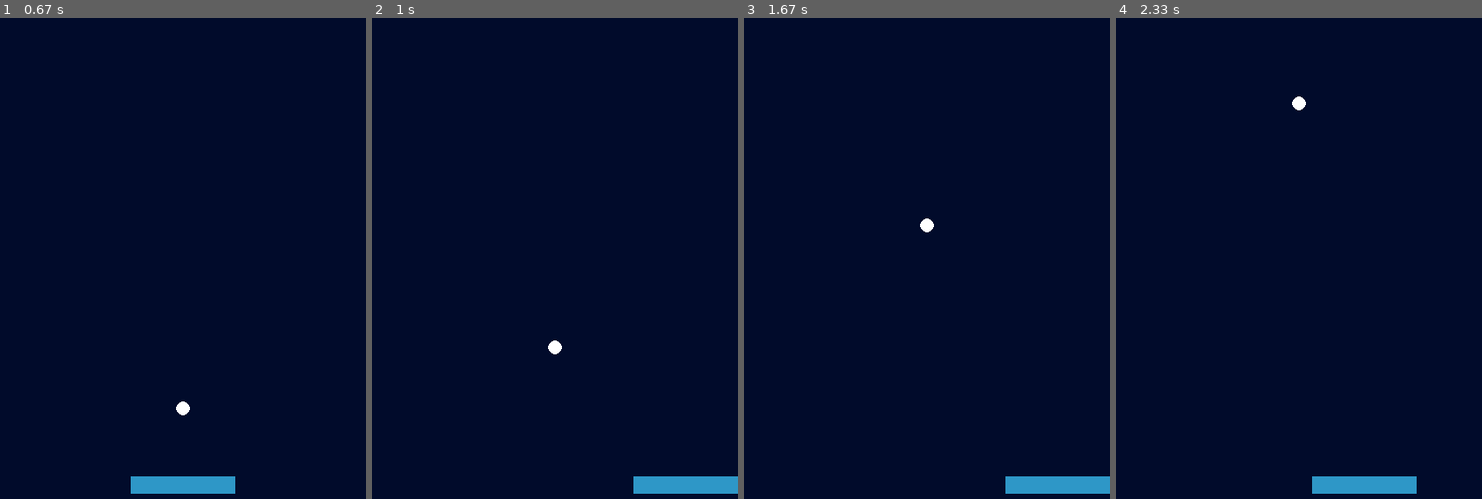
Above: before the commit, frames 1-4 (left to right).
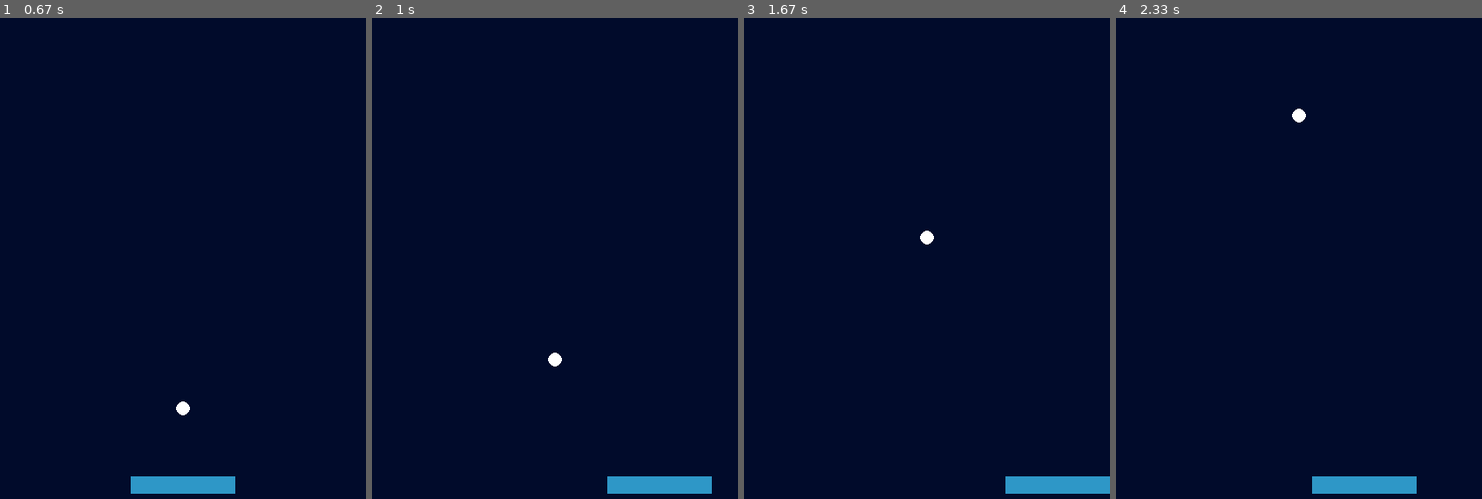
Above: after the commit, the same moments.

Repository: SebasMorales1/arkanoid-pygame
Game: pygame game, started from main.py
The game is run twice, just before and just after one commit, with the same random seed, the same clock (stepped at 60 frames per second) and the same inputs.
Inputs:
- Up to frame 1 (0.67 s): tap Space at 0.33 s
- Up to frame 2 (1 s): hold Esc from 0.67 s (still down); hold Right from 0.67 s (still down); tap Space at 0.73 s
- Up to frame 3 (1.67 s): tap Space at 1.03 s; release Esc at 1.13 s; release Right at 1.13 s
- Up to frame 4 (2.33 s): hold Left from 2.17 s (still down); tap Space at 2.23 s

Frame 1 is identical in both runs. In frame 2, 0.7% of the frame differs, in the area x 48-100%, y 67-99%; in frame 3, 0.2%; in frame 4, 0.2%.

Commit message:
Add pause window

Diff:
--- a/main.py
+++ b/main.py
@@ -16,6 +16,7 @@
 WHITE = (255, 255, 255)
 GRAY1 = (212, 212, 212)
 AQUA = (171, 245, 245)
+PAUSED_BG = (0, 0, 0, 40)
 
 def main():
     pygame.init()
@@ -24,6 +25,7 @@
 
     running = True
     gameover = False
+    paused = False
 
     player = Player(list(PLAYER_INITIAL_POS), PLAYER_WIDTH)
     ball = Ball(list(BALL_INITIAL_POS), BALL_RADIUS, BALL_INITIAL_STICKED)
@@ -39,8 +41,10 @@
         for event in pygame.event.get():
             if event.type == pygame.QUIT:
                 running = False
+
             if event.type == pygame.KEYDOWN:
-                if event.key == 32:
+                if event.key == pygame.K_ESCAPE and not gameover: paused = True
+                elif event.key == 32:
                     if ball.state == 0:
                         ball.ydirection = -1
                         ball.state = 1
@@ -56,7 +60,9 @@
                         ball.ydirection = 0
 
                         continue
+                    elif paused: paused = False
 
+        # Gameover window
         if ball.pos[1] > SCREEN_SIZE[1]:
             gameover = True
 
@@ -73,18 +79,28 @@
 
             pygame.display.flip()
             continue
+        elif not paused:
+            keys = pygame.key.get_pressed()
+            player.movement(keys)
+            player.check_collision(SCREEN_SIZE[0])
 
-        keys = pygame.key.get_pressed()
-        player.movement(keys)
-        player.check_collision(SCREEN_SIZE[0])
-
-        ball.movement(player.pos)
-        ball.check_collision_with_player(player.pos, player.width)
-        ball.check_collision(SCREEN_SIZE[0])
+            ball.movement(player.pos)
+            ball.check_collision_with_player(player.pos, player.width)
+            ball.check_collision(SCREEN_SIZE[0])
 
         screen.fill(BG_COLOR)
         player.draw(screen)
         ball.draw(screen)
+        if paused:
+            surface = pygame.Surface(SCREEN_SIZE, pygame.SRCALPHA)
+            surface.fill(PAUSED_BG)
+
+            pause_text = font.render("PAUSED", True, WHITE)
+            play_text = font2.render(f"<space> Continue", True, AQUA)
+
+            screen.blit(surface, (0,0))
+            screen.blit(pause_text, (SCREEN_SIZE[0]//2 - pause_text.get_width()//2, 80))
+            screen.blit(play_text, (SCREEN_SIZE[0]//2 - play_text.get_width()//2, SCREEN_SIZE[1]-100))
         pygame.display.flip()
 
 if __name__ == "__main__":
